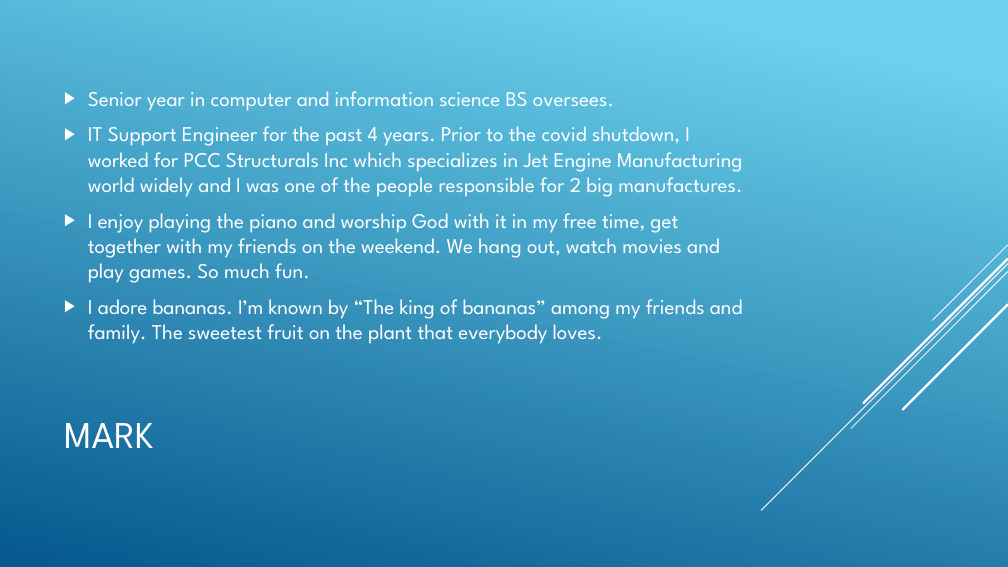
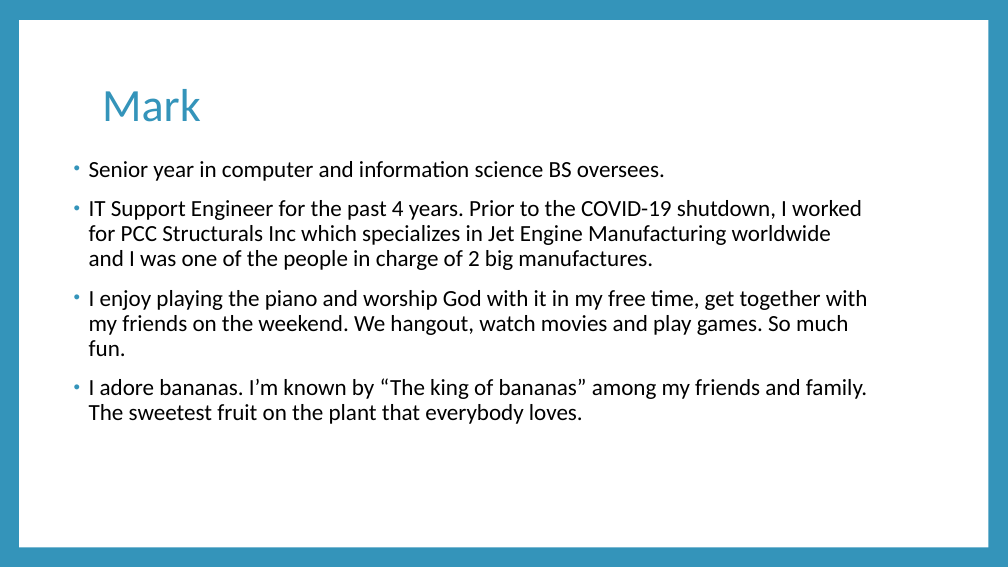
Before and after one commit to engmarkrezk/DFT_FinalProject, a slide deck: slide 4 of RecoverdDFTppt - Mark.pptx. Drawn at 1008x567 pixels with LibreOffice and Linux fonts; fonts in the diff are those of the drawing. Boxes give left, top, right and bottom in pixels: in the first picture for what was removed or moved away, otherwise in the second. Text is boxed around its words. In the diff, an @@ line names an element or a change of style, - is before the commit and + after.

```diff
--- a/RecoverdDFTppt - Mark.pptx
+++ b/RecoverdDFTppt - Mark.pptx
@@ background gradient #6ED2EB to #06588E to #3494BA @@
@@ rectangle added at <box>19,20,988,547</box>, fill #FFFFFF @@
@@ title at <box>102,89,201,122</box>: text changed; size 36 to 44 pt; font League Spartan to Calibri; text colour #FFFFFF to #3494BA @@
-MARK
+Mark
@@ text "Senior year in computer and ...": place and size @@
-text "Senior year in computer and ..." at <box>88,91,743,344</box>
+text "Senior year in computer and ..." at <box>89,161,868,424</box>
@@ text "Senior year in computer and ..." at <box>89,161,868,424</box>: vertical alignment middle to top @@
@@ text at <box>89,161,867,424</box>: size 20 to 22 pt, font League Spartan to Calibri, text colour #FFFFFF to #000000 in "Senior year in computer and information science ...", "I adore bananas. I’m known by “The ..."; bullet ▶ to •; line spacing 1 to 0.9; more space between paragraphs; bullet colour #FFFFFF to #3494BA @@
@@ text at <box>89,200,868,356</box>: text changed; size 20 to 22 pt; font League Spartan to Calibri; text colour #FFFFFF to #000000 @@
-▶ IT Support Engineer for the past 4 years. Prior to the covid shutdown, I worked for PCC Structurals Inc which specializes in Jet Engine Manufacturing world widely and I was one of the people responsible for 2 big manufactures.
-▶ I enjoy playing the piano and worship God with it in my free time, get together with my friends on the weekend. We hang out, watch movies and play games. So much fun.
+• IT Support Engineer for the past 4 years. Prior to the COVID-19 shutdown, I worked for PCC Structurals Inc which specializes in Jet Engine Manufacturing worldwide and I was one of the people in charge of 2 big manufactures.
+• I enjoy playing the piano and worship God with it in my free time, get together with my friends on the weekend. We hangout, watch movies and play games. So much fun.
@@ group removed at <box>761,245,1008,510</box>: 5 lines @@
```
Also in this commit, not shown: 20 other slides changed, 4 slides added, 2 slides removed.
